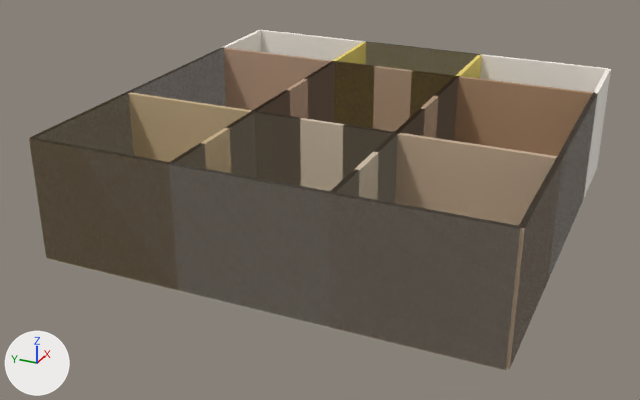
The glTF model app/src/main/assets/filament/house_shell.glb: old version first, new version second.
Camera for both pictures: a 50 mm camera at (-11.75, -11.08, 8.22) aimed at (3.88, -4.05, 0.41). Arrows for +X, +Y and +Z are at lower left; the lights stay in place. The older version comes first. Vertices at exactly the same position are counted once.

The first picture shows 'house_shell'.
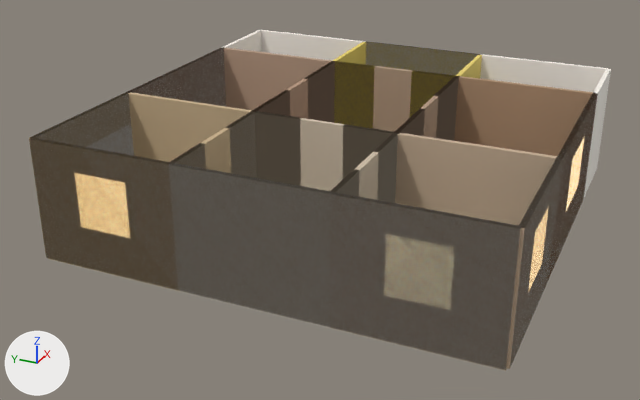
Where the change shows, as pixel boxes (x1, y1, x2, y2) in the pictures (640 x 400 px):
part 1 of me_mesh_0, added (beige)
    after: (75, 173, 129, 237)
part 2 of me_mesh_0, added
    after: (384, 235, 455, 310)
part 3 of me_mesh_0, added
    after: (529, 209, 548, 289)
part 4 of me_mesh_0, added
    after: (566, 138, 584, 211)
part 5 of me_mesh_0, recoloured
    both: (71, 47, 599, 313)

What changed in the scene script:
```text
Add mat_windowglow:
    mat_windowglow = bpy.data.materials.new('WindowGlow')
    mat_windowglow.use_nodes = True; mat_windowglow.node_tree.nodes.clear()
    _N = mat_windowglow.node_tree.nodes; _L = mat_windowglow.node_tree.links
    n0 = _N.new('ShaderNodeBsdfPrincipled'); n0.name = 'Principled BSDF'
    n0.inputs[2].default_value = 0.35  # 'Roughness'
    n0.inputs[27].default_value = (0.85, 0.72, 0.45, 1.0)  # 'Emission Color', beige #edddb3
    n0.inputs[28].default_value = 1.0  # 'Emission Strength'
    n1 = _N.new('ShaderNodeOutputMaterial'); n1.name = 'Material Output'
    n2 = _N.new('ShaderNodeVertexColor'); n2.name = 'Color Attribute'
    _L.new(n0.outputs[0], n1.inputs[0])  # 'BSDF' to 'Surface'
    _L.new(n2.outputs[0], n0.inputs[0])  # 'Color' to 'Base Color'
Change me_mesh_0:
    used by ob_house_shell; location = (0.0, 0.0, 0.0)
    remove me_mesh_0.from_pydata(...)  # 204 vertices, 484 faces; spans x -0.05..9.05, y -9.05..0.05, z 0.0..2.5
    add me_mesh_0.from_pydata(...)  # 946 vertices, 2442 faces; spans x -0.05..9.05, y -9.05..0.05, z 0.0..2.5
    me_mesh_0 part 1: a new loose piece, a box spanning x -0.05..-0.03, y -2.05..-0.95, z 0.9..2.0, in mat_windowglow
    me_mesh_0 part 2: a new loose piece, a box spanning x -0.05..-0.03, y -8.05..-6.95, z 0.9..2.0, in mat_windowglow
    me_mesh_0 part 3: a new loose piece, a box spanning x 0.95..2.05, y -9.05..-9.03, z 0.9..2.0, in mat_windowglow
    me_mesh_0 part 4: a new loose piece, a box spanning x 4.3..5.7, y -9.05..-9.03, z 0.9..2.0, in mat_windowglow
    me_mesh_0 part 5: 428 kept faces spanning x -0.05..9.05, y -9.05..0.05, z 0.0..2.5 get new vertex colours; the middle colour goes from beige #c5ad89 to beige #c6af8d
    other edits to the shape of me_mesh_0 do not show in these pictures
    add me_mesh_0.materials.append(mat_windowglow)
```
